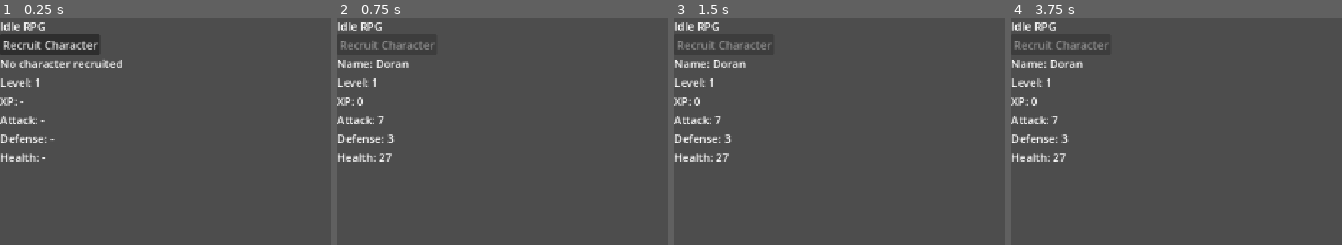
Above: before the commit, frames 1-4 (left to right).
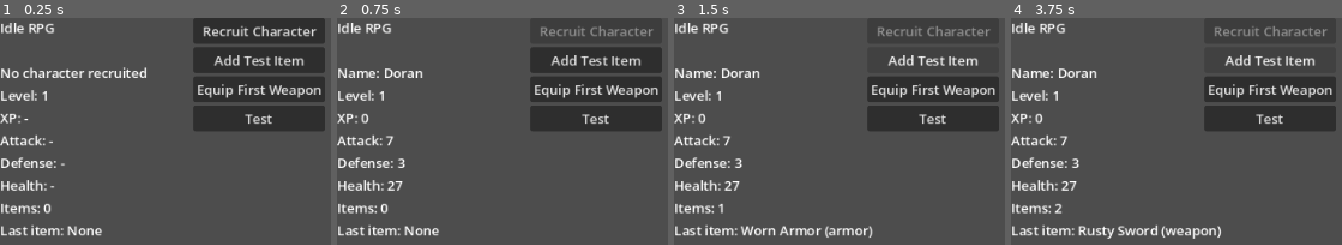
Above: after the commit, the same moments.

Repository: fehudma/godot_projects
Game: Godot game, scene res://Scenes/main.tscn
Same seed, same stepped clock (60 frames per second), same inputs: the game is played once before the commit and once after it.
Inputs (mouse positions are in pixels of both pictures, inside the frame that each line leads up to):
- Up to frame 1 (0.25 s): no input
- Up to frame 2 (0.75 s): click "Recruit Character" at 0.5 s
- Up to frame 3 (1.5 s): click (932, 61) at 1.25 s, where only the run after the commit has a clickable "Add Test Item"
- Up to frame 4 (3.75 s): click (1269, 88) at 2 s, where only the run after the commit has a clickable "Equip First Weapon"; click (1269, 117) at 2.75 s, where only the run after the commit has a clickable "Test"; click (1269, 61) at 3.5 s, where only the run after the commit has a clickable "Add Test Item"

The runs differ from the first frame. In frame 1, 25% of the frame differs, in the area x 0-99%, y 0-97%; in frame 2, 19%; in frame 3, 16%; in frame 4, 16%.

Commit message:
inventory data, item data

Diff:
--- a/Scenes/main.gd
+++ b/Scenes/main.gd
@@ -22,18 +22,51 @@
 	"experience": 0,
 	"attack": 0,
 	"defense": 0,
-	"health": 0
+	"health": 0,
+	"weapon": {},
+	"armor": {}
 }
 
 var has_character: bool = false
+
+var test_item: Dictionary = {
+	"slot": "weapon",
+	"name": "Rusty Sword",
+	"attack_bonus": 2,
+	"defense_bonus": 0,
+	"health_bonus": 0
+}
+
+var test_armor: Dictionary = {
+	"slot": "armor",
+	"name": "Worn Armor",
+	"attack_bonus": 0,
+	"defense_bonus": 2,
+	"health_bonus": 5,
+}
+
+var item_pool: Array[Dictionary] = [
+	test_item,
+	test_armor
+]
+
+var inventory: Array[Dictionary] = [
+
+]
 #=======================OnReadies
-@onready var recruit_button: Button = $RecruitButton
+@onready var recruit_button: Button = $VBoxContainer2/RecruitButton
+@onready var add_item_button: Button = $VBoxContainer2/AddItemButton
+@onready var equip_weapon_button: Button = $VBoxContainer2/EquipWeaponButton
+
+
 @onready var name_label: Label = $VBoxContainer/NameLabel
 @onready var level_label: Label = $VBoxContainer/LevelLabel
 @onready var experience_label: Label = $VBoxContainer/ExperienceLabel
 @onready var health_label: Label = $VBoxContainer/HealthLabel
 @onready var attack_label: Label = $VBoxContainer/AttackLabel
 @onready var defense_label: Label = $VBoxContainer/DefenseLabel
+@onready var inventory_count_label: Label = $VBoxContainer/InventoryCountLabel
+@onready var last_item_label: Label = $VBoxContainer/LastItemLabel
 
 
 
@@ -72,10 +105,39 @@
 #recruit button state
 func update_recruit_button() -> void:
 	recruit_button.disabled = has_character
+
+#Pick a random item from the pool
+func get_random_item() -> Dictionary:
+	return item_pool.pick_random()
+
+#Add one random item to inventory
+func add_random_item_to_inventory() -> void:
+	var item: Dictionary = get_random_item()
+	inventory.append(item)
+	last_item_label.text = "Last item: " + str(item["name"]) + " (" + str(item["slot"]) + ")"
+
+#Show inventory size in the UI
+func update_inventory_display() -> void:
+	inventory_count_label.text = "Items: " + str(inventory.size())
+
+#Equip a weapon manually from inventory
+func equip_first_weapon() -> void:
+	if inventory.is_empty():
+		return
+
+	var item: Dictionary = inventory[0]
+
+	if item["slot"] != "weapon":
+		return
+
+	character["weapon"] = item
+#=======================OTHER
+#nothing here yet...
 #=======================INIT
 func _ready() -> void:
 	update_stats_display()
 	update_recruit_button()
+	update_inventory_display()
 
 
 #=======================SIGNALs
@@ -85,3 +147,16 @@
 
 	generate_character()
 	update_stats_display()
+
+
+func _on_add_item_button_pressed() -> void:
+	add_random_item_to_inventory()
+	update_inventory_display()
+
+
+func _on_test_button_pressed() -> void:
+	print(character["weapon"])
+
+
+func _on_equip_weapon_button_pressed() -> void:
+	equip_first_weapon()
--- a/Scenes/main.tscn
+++ b/Scenes/main.tscn
@@ -16,13 +16,6 @@
 offset_right = 40.0
 offset_bottom = 23.0
 text = "Idle RPG"
-
-[node name="RecruitButton" type="Button" parent="." unique_id=1699536273]
-layout_mode = 0
-offset_top = 23.0
-offset_right = 144.0
-offset_bottom = 54.0
-text = "Recruit Character"
 
 [node name="VBoxContainer" type="VBoxContainer" parent="." unique_id=1866794206]
 layout_mode = 0
@@ -54,4 +47,36 @@
 layout_mode = 2
 text = "Health: 99"
 
-[connection signal="pressed" from="RecruitButton" to="." method="_on_recruit_button_pressed"]
+[node name="InventoryCountLabel" type="Label" parent="VBoxContainer" unique_id=1915140832]
+layout_mode = 2
+
+[node name="LastItemLabel" type="Label" parent="VBoxContainer" unique_id=758332261]
+layout_mode = 2
+text = "Last item: None"
+
+[node name="VBoxContainer2" type="VBoxContainer" parent="." unique_id=1114266636]
+layout_mode = 0
+offset_left = 232.0
+offset_right = 390.0
+offset_bottom = 136.0
+
+[node name="RecruitButton" type="Button" parent="VBoxContainer2" unique_id=1699536273]
+layout_mode = 2
+text = "Recruit Character"
+
+[node name="AddItemButton" type="Button" parent="VBoxContainer2" unique_id=553760612]
+layout_mode = 2
+text = "Add Test Item"
+
+[node name="EquipWeaponButton" type="Button" parent="VBoxContainer2" unique_id=1556275952]
+layout_mode = 2
+text = "Equip First Weapon"
+
+[node name="TestButton" type="Button" parent="VBoxContainer2" unique_id=50078022]
+layout_mode = 2
+text = "Test"
+
+[connection signal="pressed" from="VBoxContainer2/RecruitButton" to="." method="_on_recruit_button_pressed"]
+[connection signal="pressed" from="VBoxContainer2/AddItemButton" to="." method="_on_add_item_button_pressed"]
+[connection signal="pressed" from="VBoxContainer2/EquipWeaponButton" to="." method="_on_equip_weapon_button_pressed"]
+[connection signal="pressed" from="VBoxContainer2/TestButton" to="." method="_on_test_button_pressed"]
--- a/project.godot
+++ b/project.godot
@@ -15,8 +15,14 @@
 config/features=PackedStringArray("4.7", "Mobile")
 config/icon="res://icon.svg"
 
+[debug]
+
+gdscript/warnings/untyped_declaration=1
+
 [display]
 
+window/size/viewport_width=960
+window/size/viewport_height=540
 window/stretch/mode="canvas_items"
 window/stretch/aspect="expand"
 
